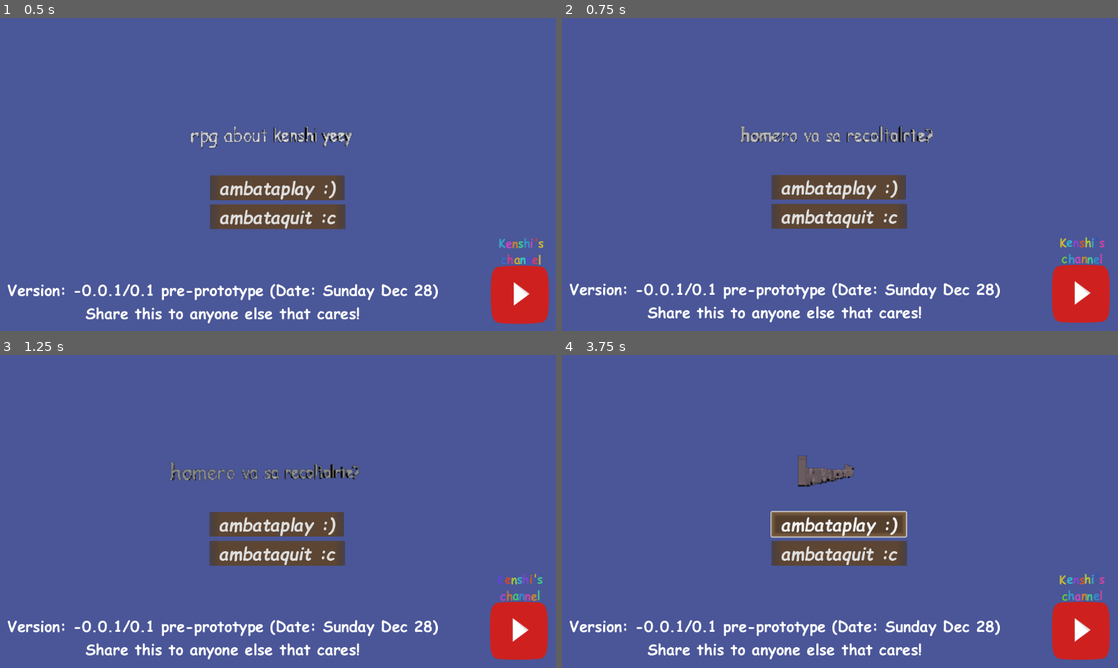
Above: before the commit, frames 1-4 (two rows, left to right).
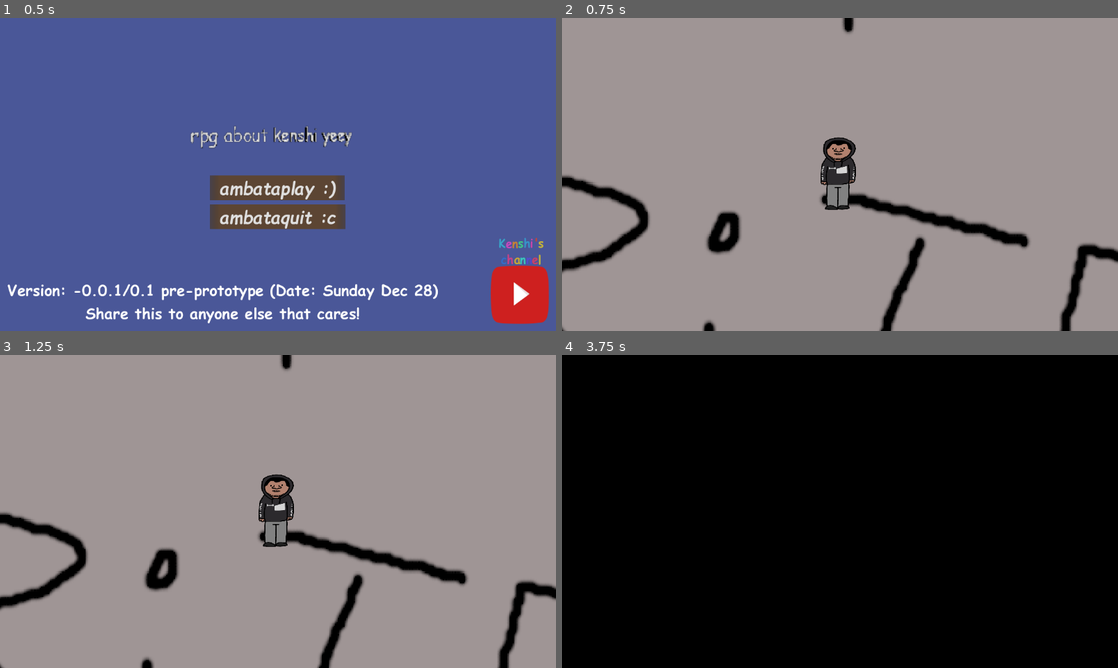
Above: after the commit, the same moments.

Repository: hukultan/-SUPER-Kenshi_RPG
Game: Godot game, scene res://scenes/new_main.tscn
Two runs of this game, one before a commit and one after it. Both use one fixed random seed, a clock stepped at 60 frames per second and the inputs below. Sound files missing from this copy of the repository are replaced by a short silence.
Inputs (mouse positions are in pixels of both pictures, inside the frame that each line leads up to):
- Up to frame 1 (0.5 s): no input
- Up to frame 2 (0.75 s): click "ambataplay :)" at 0.5 s
- Up to frame 3 (1.25 s): no input
- Up to frame 4 (3.75 s): click (840, 524) at 1.25 s, where only the run before the commit has a clickable "ambataplay :)"; tap Enter (ui_accept) at 2, 2.27, 3.02 s; hold D (right) 2.03-2.78 s; hold Shift (run) 2.03-2.78 s; hold S (down) 2.78-3.53 s; tap E (special_action) at 2.85 s; hold D (right) from 3.53 s (still down); hold Shift (run) from 3.53 s (still down)

Frame 1 is identical in both runs. In frame 2, 100% of the frame differs, in the area x 0-100%, y 0-100%; in frame 3, 100%; in frame 4, 100%.

Commit message:
Huge progress: map placeholder with areas that trigger a battle mode when a chance occurs

Diff:
--- a/project.godot
+++ b/project.godot
@@ -26,6 +26,7 @@
 Quit="*res://scripts/utility/quit.gd"
 PostProcessing="*res://scenes/ui/fade.tscn"
 Global="*res://scripts/const/global.gd"
+EncounterController="*res://scripts/const/encounter_controller.gd"
 
 [display]
 
@@ -69,7 +70,7 @@
 , Object(InputEventKey,"resource_local_to_scene":false,"resource_name":"","device":-1,"window_id":0,"alt_pressed":false …(186 unchanged characters)…
 ]
 }
-fullscrn={
+fullscreen={
 "deadzone": 0.2,
 "events": [Object(InputEventKey,"resource_local_to_scene":false,"resource_name":"","device":-1,"window_id":0,"alt_press …(195 unchanged characters)…
 ]
@@ -88,4 +89,5 @@
 [layer_names]
 
 2d_physics/layer_1="Player"
+2d_physics/layer_2="Encounter"
 2d_physics/layer_5="Walls"
--- a/resources/equipment/equipment.gd
+++ /dev/null
@@ -1,8 +0,0 @@
-extends Resource
-class_name Equippable
-
-@export var name := "Equippable"
-@export_multiline var description := "An item that can be equipped."
-@export var attack := 0
-@export var defense := 0
-@export var magic := 0
--- a/scenes/actors/kenshi.tscn
+++ b/scenes/actors/kenshi.tscn
@@ -12,6 +12,9 @@
 [sub_resource type="Resource" id="Resource_s6shv"]
 script = ExtResource("2_s6shv")
 metadata/_custom_type_script = "uid://c62c2ket6ao0y"
+
+[sub_resource type="CircleShape2D" id="CircleShape2D_r03vp"]
+radius = 84.56022
 
 [sub_resource type="AtlasTexture" id="AtlasTexture_wumyj"]
 atlas = ExtResource("2_yvivp")
@@ -140,7 +143,7 @@
 [sub_resource type="CircleShape2D" id="CircleShape2D_ru3cj"]
 radius = 38.026176
 
-[node name="kenshi" type="CharacterBody2D" node_paths=PackedStringArray("sprite_frames", "state_machine")]
+[node name="kenshi" type="CharacterBody2D" node_paths=PackedStringArray("sprite_frames", "state_machine") groups=["characters"]]
 scale = Vector2(0.661, 0.531)
 collision_mask = 16
 motion_mode = 1
@@ -148,6 +151,14 @@
 sprite_frames = NodePath("AnimatedSprite2D")
 state_machine = NodePath("StateMachine")
 facing = SubResource("Resource_s6shv")
+
+[node name="Encounterer" type="CharacterBody2D" parent="."]
+collision_layer = 2
+collision_mask = 2
+
+[node name="CollisionShape2D" type="CollisionShape2D" parent="Encounterer"]
+shape = SubResource("CircleShape2D_r03vp")
+debug_color = Color(0.8352941, 0.3254902, 0.5529412, 0.41960785)
 
 [node name="AnimatedSprite2D" type="AnimatedSprite2D" parent="."]
 texture_filter = 1
@@ -178,7 +189,3 @@
 script = ExtResource("7_52o55")
 walk = NodePath("../Walk")
 idle = NodePath("../Idle")
-
-[node name="Camera2D" type="Camera2D" parent="."]
-zoom = Vector2(1.285, 1.285)
-position_smoothing_enabled = true
--- a/scenes/battle/battle.tscn
+++ /dev/null
@@ -1,12 +0,0 @@
-[gd_scene load_steps=2 format=3 uid="uid://capgc36d2hoqe"]
-
-[ext_resource type="Script" uid="uid://tsb2611tlj77" path="res://scripts/object/battle/battle.gd" id="1_7gynk"]
-
-[node name="Battle" type="Node2D"]
-script = ExtResource("1_7gynk")
-
-[node name="Characters" type="Node2D" parent="."]
-
-[node name="Enemies" type="Node2D" parent="."]
-
-[node name="Node2D3" type="Node2D" parent="."]
--- /dev/null
+++ b/scenes/battle/battle_map_selector.tscn
@@ -0,0 +1,11 @@
+[gd_scene format=3 uid="uid://c5076ou8cnjfb"]
+
+[node name="BattleMapSelector" type="Node"]
+
+[node name="ColorRect" type="ColorRect" parent="."]
+anchors_preset = 15
+anchor_right = 1.0
+anchor_bottom = 1.0
+grow_horizontal = 2
+grow_vertical = 2
+color = Color(0, 0, 0, 1)
--- /dev/null
+++ b/scenes/battle_area.tscn
@@ -0,0 +1,5 @@
+[gd_scene format=3 uid="uid://dhxu1yt6pwcqw"]
+
+[node name="BattleArea" type="Area2D" groups=["encounter_area"]]
+collision_layer = 2
+collision_mask = 2
--- a/scenes/new_main.tscn
+++ b/scenes/new_main.tscn
@@ -9,7 +9,7 @@
 [ext_resource type="FontFile" uid="uid://cxs7cd6vuqdpq" path="res://resources/font/COMICBD.TTF" id="4_40j5d"]
 [ext_resource type="FontFile" uid="uid://ktht01cntw0o" path="res://resources/font/COMIC.TTF" id="5_0v1x5"]
 [ext_resource type="Script" uid="uid://bsasnu5x610ew" path="res://scripts/object/ui/text_rotate.gd" id="6_sgfwp"]
-[ext_resource type="PackedScene" uid="uid://2or36gkldphs" path="res://scenes/main.tscn" id="6_wn0pi"]
+[ext_resource type="PackedScene" uid="uid://csf5fdpe73hy1" path="res://scenes/new_map.tscn" id="6_wn0pi"]
 [ext_resource type="AudioStream" uid="uid://7viarjhqu3d2" path="res://resources/audio/quit.ogg" id="7_0v1x5"]
 
 [sub_resource type="TextMesh" id="TextMesh_wn0pi"]
--- /dev/null
+++ b/scenes/new_map.tscn
@@ -0,0 +1,91 @@
+[gd_scene load_steps=8 format=3 uid="uid://csf5fdpe73hy1"]
+
+[ext_resource type="Texture2D" uid="uid://cwh7jbieph1vl" path="res://textures/map/map_sprite_placeholder.png" id="1_7lhv8"]
+[ext_resource type="PackedScene" uid="uid://dmftsli26rx26" path="res://scenes/actors/kenshi.tscn" id="2_nh1y2"]
+[ext_resource type="PackedScene" uid="uid://dhxu1yt6pwcqw" path="res://scenes/battle_area.tscn" id="3_ixfb2"]
+[ext_resource type="Texture2D" uid="uid://ddvv5jh6dikit" path="res://textures/other/black.png" id="3_vw1lw"]
+
+[sub_resource type="RectangleShape2D" id="RectangleShape2D_nh1y2"]
+size = Vector2(3412, 122.5)
+
+[sub_resource type="RectangleShape2D" id="RectangleShape2D_vw1lw"]
+size = Vector2(1773, 122.5)
+
+[sub_resource type="RectangleShape2D" id="RectangleShape2D_ro3u8"]
+size = Vector2(1195, 581)
+
+[node name="Map" type="Node2D"]
+
+[node name="MapSpritePlaceholder" type="Sprite2D" parent="."]
+texture_filter = 1
+position = Vector2(510, 246)
+scale = Vector2(2.1662843, 2.4014854)
+texture = ExtResource("1_7lhv8")
+
+[node name="kenshi" parent="." instance=ExtResource("2_nh1y2")]
+position = Vector2(242, 212)
+
+[node name="Camera2D" type="Camera2D" parent="kenshi"]
+position = Vector2(-6.051422, 3.7664795)
+scale = Vector2(1.5128593, 1.8832392)
+zoom = Vector2(1.285, 1.285)
+position_smoothing_enabled = true
+
+[node name="Black" type="Sprite2D" parent="kenshi"]
+unique_name_in_owner = true
+self_modulate = Color(1, 1, 1, 0)
+scale = Vector2(4.5997715, 5.4276147)
+texture = ExtResource("3_vw1lw")
+
+[node name="StaticBody2D" type="StaticBody2D" parent="."]
+collision_layer = 16
+collision_mask = 0
+
+[node name="CollisionShape2D" type="CollisionShape2D" parent="StaticBody2D"]
+position = Vector2(513, 1148)
+shape = SubResource("RectangleShape2D_nh1y2")
+
+[node name="CollisionShape2D2" type="CollisionShape2D" parent="StaticBody2D"]
+position = Vector2(513, -760)
+shape = SubResource("RectangleShape2D_nh1y2")
+
+[node name="CollisionShape2D3" type="CollisionShape2D" parent="StaticBody2D"]
+position = Vector2(-1157, 181.5)
+rotation = 1.5707964
+shape = SubResource("RectangleShape2D_vw1lw")
+
+[node name="CollisionShape2D4" type="CollisionShape2D" parent="StaticBody2D"]
+position = Vector2(2152, 181.5)
+rotation = 1.5707964
+shape = SubResource("RectangleShape2D_vw1lw")
+
+[node name="BattleArea" parent="." instance=ExtResource("3_ixfb2")]
+
+[node name="CollisionShape2D" type="CollisionShape2D" parent="BattleArea"]
+position = Vector2(-268, -260)
+shape = SubResource("RectangleShape2D_ro3u8")
+debug_color = Color(0.835135, 0.32629454, 0.5523958, 0.41960785)
+
+[node name="BattleArea2" parent="." instance=ExtResource("3_ixfb2")]
+position = Vector2(1590, 11)
+
+[node name="CollisionShape2D" type="CollisionShape2D" parent="BattleArea2"]
+position = Vector2(-268, -260)
+shape = SubResource("RectangleShape2D_ro3u8")
+debug_color = Color(0.835135, 0.32629454, 0.5523958, 0.41960785)
+
+[node name="BattleArea3" parent="." instance=ExtResource("3_ixfb2")]
+position = Vector2(1573, 795)
+
+[node name="CollisionShape2D" type="CollisionShape2D" parent="BattleArea3"]
+position = Vector2(-268, -260)
+shape = SubResource("RectangleShape2D_ro3u8")
+debug_color = Color(0.835135, 0.32629454, 0.5523958, 0.41960785)
+
+[node name="BattleArea4" parent="." instance=ExtResource("3_ixfb2")]
+position = Vector2(-68, 979)
+
+[node name="CollisionShape2D" type="CollisionShape2D" parent="BattleArea4"]
+position = Vector2(-268, -260)
+shape = SubResource("RectangleShape2D_ro3u8")
+debug_color = Color(0.835135, 0.32629454, 0.5523958, 0.41960785)
--- /dev/null
+++ b/scripts/const/encounter_controller.gd
@@ -0,0 +1,62 @@
+extends Node
+
+static var is_moving : bool = false
+static var counter_increment : int = 2
+static var counter : int = 0
+static var random_number : int = 0
+static var seconds_counter: float = 0.0
+@onready var random_encounter_sound : AudioStreamPlayer
+@onready var rng : RandomNumberGenerator
+
+
+func _ready() -> void:
+	rng = RandomNumberGenerator.new()
+	random_encounter_sound = AudioStreamPlayer.new()
+	add_child(random_encounter_sound)
+	random_encounter_sound.stream = ResourceLoader.load("res://resources/audio/alert.mp3") as AudioStream
+
+
+func _process(delta: float) -> void:
+	seconds_counter += delta
+	if is_moving and seconds_counter >= 0.2:
+		seconds_counter = 0.0
+		counter += counter_increment
+		random_number = rng.randi_range(0, 2)
+		if random_number < (counter / 2.0) and not Global.in_battle:
+			print("fight condition is true!")
+
+			counter = 0
+			var battle_area : StringName = ""
+			var encounter_areas: Array[Node] = get_tree().get_nodes_in_group("encounter_area")
+			for area : Area2D in encounter_areas:
+				var overlapping_bodies : Array[Node2D] = (area as Area2D).get_overlapping_bodies()
+
+				if overlapping_bodies.size() > 0:
+					print("FIGHT! (inside battle area)")
+					battle_area = area.name
+					_start_battle(battle_area)
+
+
+func _start_battle(battle_area: String) -> void:
+	print("Battle Area: " + battle_area)
+	random_encounter_sound.play()
+	Global.input_enabled = false
+	Global.in_battle = true
+	var black_img : Sprite2D
+	var characters : Array[Node] = get_tree().get_nodes_in_group("characters")
+	for character: CharacterBody2D in characters:
+		var sprite : AnimatedSprite2D = character.get_node_or_null("AnimatedSprite2D")
+		black_img = character.get_node_or_null("%Black")
+		sprite.visible = false
+	var camera : Camera2D = get_viewport().get_camera_2d()
+	var fade_tween : Tween = get_tree().create_tween().set_parallel(true)
+	fade_tween.tween_property(black_img, "self_modulate:a", 0.7, 0.5).set_delay(0.1)
+	var camera_tween: Tween = get_tree().create_tween().set_parallel(true)
+	camera_tween.tween_property(camera, "zoom", Vector2(4.0, 4.0), 0.2)
+	camera_tween.chain().tween_property(camera, "zoom", Vector2(1.0, 1.0), 0.2)
+	camera_tween.chain().tween_property(camera, "zoom", Vector2(4.0, 4.0), 0.2)
+	camera_tween.tween_callback(load_battle_scene.bind("res://scenes/battle/battle_map_selector.tscn"))
+
+
+func load_battle_scene(path: String) -> void:
+	get_tree().call_deferred(&"change_scene_to_file", path)
--- a/scripts/const/global.gd
+++ b/scripts/const/global.gd
@@ -1,33 +1,23 @@
 extends Node
 
 signal pp_changed
-signal enemy_killed
-#signal display_text(p_text: String, p_requires_input: bool)
-#signal text_finished
-enum {
-	FIGHT, ACT, ITEM, DEFEND,
-}
-const YELLOW := Color("#ffff00")
-const GREEN := Color("#00ff00")
-const CENTER := Vector2(308.0, 171.0)
+#signal enemy_killed
 var pp : float = 0.0:
 	set(p_pp):
 		pp = minf(p_pp, 250.0)
 		pp_changed.emit()
 
 var pp_coefficient := 1
-var displaying_text := false
-var characters: Array[Character] = []
-var monsters: Array[Monster] = []
-var items: Array[Item] = []
-
+var in_battle : bool = false
+var input_enabled : bool = true
 
 func _ready() -> void:
 	self.process_mode = Node.PROCESS_MODE_ALWAYS
 	pass
 
+
 func _unhandled_input(event: InputEvent) -> void:
-	if event.is_action_pressed("fullscrn"):
+	if event.is_action_pressed("fullscreen"):
 			if DisplayServer.window_get_mode() == DisplayServer.WINDOW_MODE_WINDOWED:
 				DisplayServer.window_set_mode(DisplayServer.WINDOW_MODE_FULLSCREEN)
 			else:
@@ -46,12 +36,3 @@
 		get_tree().paused = false
 	else:
 		get_tree().change_scene_to_file(scene_path)
-
-func wait_time(time: float) -> Signal:
-	return get_tree().create_timer(time).timeout
-
-func delete_monster(p_monster: Monster) -> void:
-	var monster_index := monsters.find(p_monster)
-	if monster_index != -1:
-		monsters[monster_index] = null
-	enemy_killed.emit()
--- a/scripts/object/battle/battle.gd
+++ /dev/null
@@ -1,67 +0,0 @@
-extends Node2D
-
-var in_attack := false
-var turn_timer := 0.0
-
-# Called when the node enters the scene tree for the first time.
-func _ready() -> void:
-	set_positions($Characters, Global.characters, Vector2(108.0, 0.0))
-	set_positions($Enemies, Global.monsters, Vector2(640.0 - 108.0, 0.0))
-	Global.display_text.emit(Global.get_opening_line(), false)
-	Global.enemy_killed.connect(enemy_killed)
-
-
-# Called every frame. 'delta' is the elapsed time since the previous frame.
-func _process(delta: float) -> void:
-	pass
-
-func set_positions(parent: Node, nodes: Array, offset := Vector2.ZERO):
-	var size := nodes.size()
-	if size == 1:
-		var node: Node2D = nodes[0]
-		parent.add_child(node)
-		node.position = Vector2(0.0, Global.CENTER.y) + offset
-	elif size == 2:
-		var node_1: Node2D = nodes[0]
-		var node_2: Node2D = nodes[1]
-		parent.add_child(node_1)
-		parent.add_child(node_2)
-		node_1.position = Vector2(0.0, Global.CENTER.y - 48.0) + offset
-		node_2.position = Vector2(0.0, Global.CENTER.y + 96.0 - 48.0) + offset
-	else:
-		for i: int in size:
-			var node: Node2D = nodes[i]
-			parent.add_child(node)
-			node.position.x = 0.0
-			node.position.y = Global.CENTER.y - 96.0 + 2.0 * 96.0 * i / (size - 1)
-			node.position += offset
-
-
-func hurt(p_damage: int) -> void:
-	var alive_characters: Array[Character] = []
-	for character: Character in Global.characters:
-		if character.alive:
-			alive_characters.append(character)
-	if alive_characters.is_empty():
-		return
-	var character: Character = alive_characters.pick_random()
-	character.hurt(p_damage)
-	if alive_characters.size() == 1 and !character.alive:
-		await character.faint_finished
-		Global.change_to_scene("res://scenes/menus/lost_screen/lost_screen.tscn")
-
-
-func enemy_killed() -> void:
-	var monsters_dead := true
-	for monster: Monster in Global.monsters:
-		if monster != null:
-			monsters_dead = false
-			break
-	if monsters_dead:
-		$BottomPanel.continue_battle = false
-		$BottomPanel/AttackTiming.focused = false
-		for character: Character in Global.characters:
-			character.do_animation(Character.Animations.IDLE)
-		Global.display_text.emit("  * You won!\n[color=#000]----[/color]Got 0 EXP and 10D$.", true)
-		await Global.text_finished
-		Global.change_to_scene("res://scenes/menus/win_screen/win_screen.tscn")
--- a/scripts/object/battle/classes/act.gd
+++ /dev/null
@@ -1,2 +0,0 @@
-class_name Act
-extends Node
--- a/scripts/object/battle/classes/character.gd
+++ /dev/null
@@ -1,160 +0,0 @@
-class_name Character
-extends Node2D
-
-enum Animations {
-	IDLE, PREP_ATTACK, PREP_ACT, PREP_ITEM, PREP_SPARE, ATTACK, ACT, USE_ITEM, DEFEND, FAINT, REVIVE
-}
-
-@export var title := ""
-@export var weapon: Equippable
-@export var armors: Array[Equippable]
-@export var current_hp := 100
-@export var max_hp := 1
-@export var strength := 0:
-	get():
-		var equipped_strength := 0 if !weapon else weapon.attack
-		for armor: Equippable in armors:
-			equipped_strength += armor.attack
-		return strength + equipped_strength
-@export var defense := 0:
-	get():
-		var equipped_defense := 0 if !weapon else weapon.defense
-		for armor: Equippable in armors:
-			equipped_defense += armor.defense
-		return defense + equipped_defense
-@export var magic := 0:
-	get():
-		var equipped_magic := 0 if !weapon else weapon.magic
-		for armor: Equippable in armors:
-			equipped_magic += armor.magic
-		return magic + equipped_magic
-@export var uses_magic := false
-@export_color_no_alpha var main_color := Color.WHITE
-@export_color_no_alpha var icon_color := Color.GRAY
-@export var icon: Texture2D = preload("res://textures/battle/character/sample_char_icon.png")
-
-@export_node_path("Sprite2D") var main_sprite
-var sprite: Sprite2D
-var mat: ShaderMaterial
-var alive := true
-var defending := false
-var shake := 0.0
-
-## The list of default spells the character can use. Only for characters with do_magic set to true.
-@export var spells: Array[Spell] = []
-
-signal health_changed(p_new_health: int)
-#signal act_finished
-#signal spell_finished
-signal item_used
-signal faint_finished
-
-func _ready() -> void:
-	if !main_sprite:
-		return
-	sprite = get_node(main_sprite)
-	mat = ShaderMaterial.new()
-	mat.shader = preload("uid://135xyxyg08cc")
-	sprite.material = mat
-	await get_tree().create_timer(randf_range(0.0, 0.6)).timeout
-	do_animation(Animations.IDLE)
-
-func _process(p_delta: float) -> void:
-	if shake > 0.0:
-		shake = lerpf(shake, 0.0, 1.0 - pow(0.1, p_delta))
-		sprite.position = Vector2(randf_range(-shake, shake), randf_range(-shake, shake))
-		if shake <= 0.1:
-			shake = 0.0
-			sprite.position = Vector2.ZERO
-
-#func get_acts(p_monster: Monster) -> Array[Act]:
-	#var acts: Array[Act] = []
-	#
-	#var check := preload("res://characters/acts/check/check.tres")
-	#acts.append(check)
-	#var monster_acts := p_monster.get_acts()
-	#acts.append_array(monster_acts)
-	#
-	#return acts
-
-
-func swap_armor(p_id: int, p_armor: Equippable) -> void:
-	if armors.size() < 2:
-		armors.resize(2)
-	armors[p_id] = p_armor
-
-func shake_sprite(p_amount: float) -> void:
-	shake = p_amount
-
-func do_animation(_p_animation: Animations) -> Signal:
-	return get_tree().create_timer(0.1).timeout
-
-func get_spells() -> Array[Spell]:
-	return spells if !spells.is_empty() else [Spell.new()]
-
-func prep_attack() -> void:
-	do_animation(Animations.PREP_ATTACK)
-
-func prep_act() -> void:
-	do_animation(Animations.PREP_ACT)
-
-func prep_item() -> void:
-	do_animation(Animations.PREP_ITEM)
-
-func do_attack(p_monster: Monster, p_damage: int) -> void:
-	if p_monster and !p_monster.dying:
-		p_monster.take_damage(self, p_damage)
-		p_monster.damage_or_die_animation()
-	await do_animation(Animations.ATTACK)
-	do_animation(Animations.IDLE)
-
-func use_item(p_character: Character, p_item: int) -> void:
-	await do_animation(Animations.USE_ITEM)
-	var item := Global.items[p_item]
-	if item == null:
-		Global.display_text.emit(title + " tried to use an item that was already used", true)
-		await Global.text_finished
-		item_used.emit()
-		return
-	match item.type:
-		Item.TYPE.NONE:
-			Global.display_text.emit("  * " + title + " used the " + item.name + ".", true)
-			await Global.text_finished
-			await get_tree().create_timer(0.01).timeout
-			Global.display_text.emit("  * But nothing happened...", true)
-		Item.TYPE.HEAL:
-			p_character.heal(item.amount)
-			Global.display_text.emit("  * " + title + " used the " + item.name + "!", true)
-			Global.delete_item(p_item)
-	await Global.text_finished
-	do_animation(Animations.IDLE)
-	item_used.emit()
-
-func defend() -> void:
-	defending = true
-	do_animation(Animations.DEFEND)
-
-func faint() -> void:
-	alive = false
-	await do_animation(Animations.FAINT)
-	faint_finished.emit()
-
-func revive() -> void:
-	if current_hp < max_hp * 0.17:
-		current_hp = ceili(max_hp * 0.17)
-	alive = true
-	do_animation(Animations.REVIVE)
-
-func hurt(p_damage: int) -> void:
-	shake_sprite(4.0)
-	p_damage = int(maxi(1, p_damage - 3 * defense) * (1.0 if !defending else 2.0 / 3.0))
-	current_hp -= p_damage
-	health_changed.emit(current_hp)
-	create_text(str(p_damage), Color.WHITE)
-	if current_hp <= 0:
-		faint()
-
-func create_text(p_text: String, p_color: Color) -> void:
-	var new_text := preload("uid://dykljvfkb81dk").instantiate()
-	new_text.initialize(global_position, p_text, p_color)
-	get_tree().current_scene.add_child(new_text)
--- a/scripts/object/battle/classes/item.gd
+++ /dev/null
@@ -1,12 +0,0 @@
-class_name Item
-extends Resource
-
-enum TYPE {
-	NONE, HEAL, WEAPON, ARMOR
-}
-
-@export var name := "Item"
-@export var short_description := ""
-@export_multiline var long_description := ""
-@export var type := TYPE.NONE
-@export var amount := 0
--- a/scripts/object/battle/classes/monster.gd
+++ /dev/null
@@ -1,2 +0,0 @@
-class_name Monster
-extends Node
--- a/scripts/object/battle/classes/spell.gd
+++ /dev/null
@@ -1,13 +0,0 @@
-class_name Spell
-extends Resource
-
-@export var title := "Nothing"
-@export_multiline var text := "  * Nothing happened."
-@export var description := "Does nothing."
-@export_range(0, 100, 1) var tp_percent_cost := 10
-@export_enum("To Character", "To Enemy") var target := 0
-
-func do_spell(p_from: Character, _p_to: Node2D) -> void:
-	Global.display_text.emit(text, true)
-	await Global.text_finished
-	p_from.spell_finished.emit()
--- a/scripts/object/player/physics/kenshi.gd
+++ b/scripts/object/player/physics/kenshi.gd
@@ -12,6 +12,8 @@
 	state_machine.initialize(self)
 
 func _physics_process(_delta: float) -> void:
+	if not Global.input_enabled:
+		return
 	# 1. Read input
 	var input_dir: Vector2 = Input.get_vector("left","right","up","down").normalized()
 
@@ -31,11 +33,15 @@
 
 
 func _unhandled_input(event: InputEvent) -> void:
+	if not Global.input_enabled:
+		return
 	var new_state: State = state_machine.current_state.handle_input(event)
 	if new_state:
 		state_machine.change_state(new_state)
 
 func set_direction() -> bool:
+	if not Global.input_enabled:
+		return false
 	var new_dir: int = cardinal_dir
 	if direction == Vector2.ZERO:
 		return false
@@ -59,6 +65,8 @@
 	return true
 
 func update_animation(state_name: StringName) -> void:
+	if not Global.input_enabled:
+		return
 	var anim_name: StringName = facing.to_anim_name(cardinal_dir, state_name)
 
 	if sprite_frames.sprite_frames.has_animation(anim_name):
--- a/scripts/object/player/states/state_idle.gd
+++ b/scripts/object/player/states/state_idle.gd
@@ -4,10 +4,12 @@
 @export var walk: State_Walk
 
 func enter() -> void:
+	EncounterController.is_moving = false
 	actor.update_animation(&"idle")
 
 func on_direction_changed(new_dir: Vector2) -> State:
 	if new_dir != Vector2.ZERO:
+		EncounterController.is_moving = true
 		return walk
 	return null
 
--- a/scripts/object/player/states/state_run.gd
+++ b/scripts/object/player/states/state_run.gd
@@ -18,6 +18,7 @@
 
 func on_movement(_direction: Vector2) -> void:
 	if _direction != Vector2.ZERO and actor.set_direction():
+		EncounterController.is_moving = true
 		actor.update_animation("walk")
 
 func handle_input(_event: InputEvent) -> State:
--- a/scripts/object/player/states/state_walk.gd
+++ b/scripts/object/player/states/state_walk.gd
@@ -18,6 +18,7 @@
 
 func on_movement(_direction: Vector2) -> void:
 	if _direction != Vector2.ZERO and actor.set_direction():
+		EncounterController.is_moving = true
 		actor.update_animation("walk")
 
 func handle_input(_event: InputEvent) -> State:
Not shown, added: resources/audio/alert.mp3.import
Not shown, removed: resources/equipment/equipment.gd.uid
Not shown: 1 places in scenes/actors/kenshi.tscn that only renumber resources
Not shown, added: scripts/const/encounter_controller.gd.uid
Not shown, removed: scripts/object/battle/battle.gd.uid
Not shown, removed: scripts/object/battle/classes/act.gd.uid
Not shown, removed: scripts/object/battle/classes/character.gd.uid
Not shown, removed: scripts/object/battle/classes/item.gd.uid
Not shown, removed: scripts/object/battle/classes/monster.gd.uid
Not shown, removed: scripts/object/battle/classes/spell.gd.uid
Binary file added: textures/map/map_sprite_placeholder.png
Not shown, added: textures/map/map_sprite_placeholder.png.import
(and 3 more such lines)
